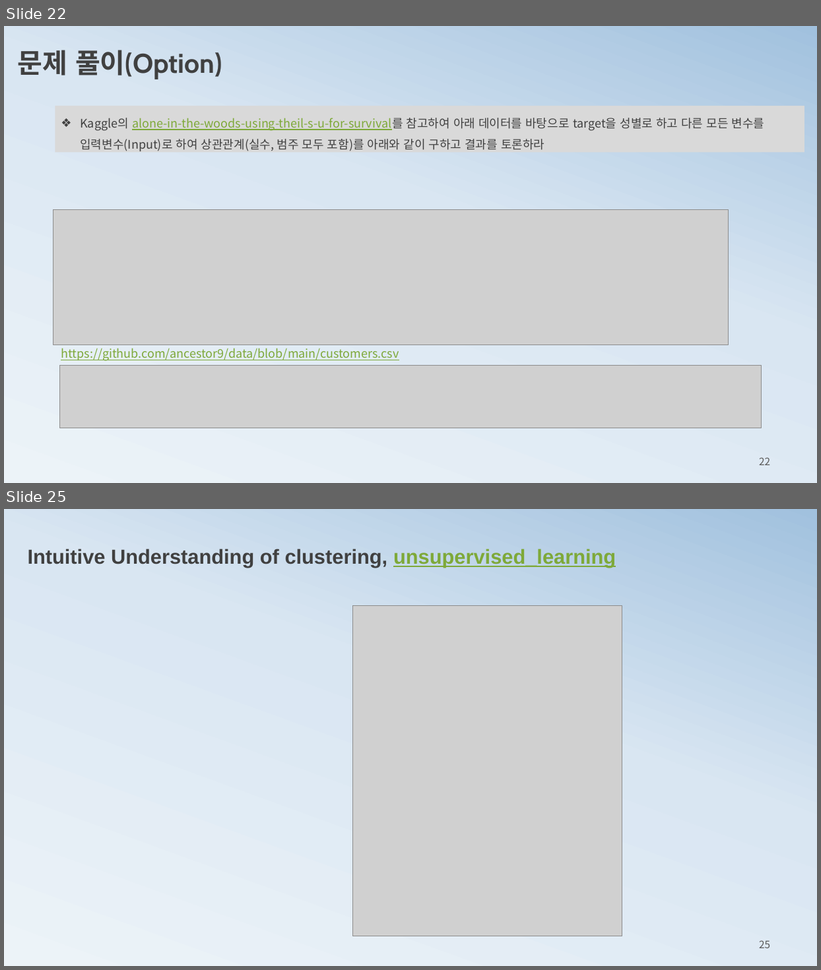
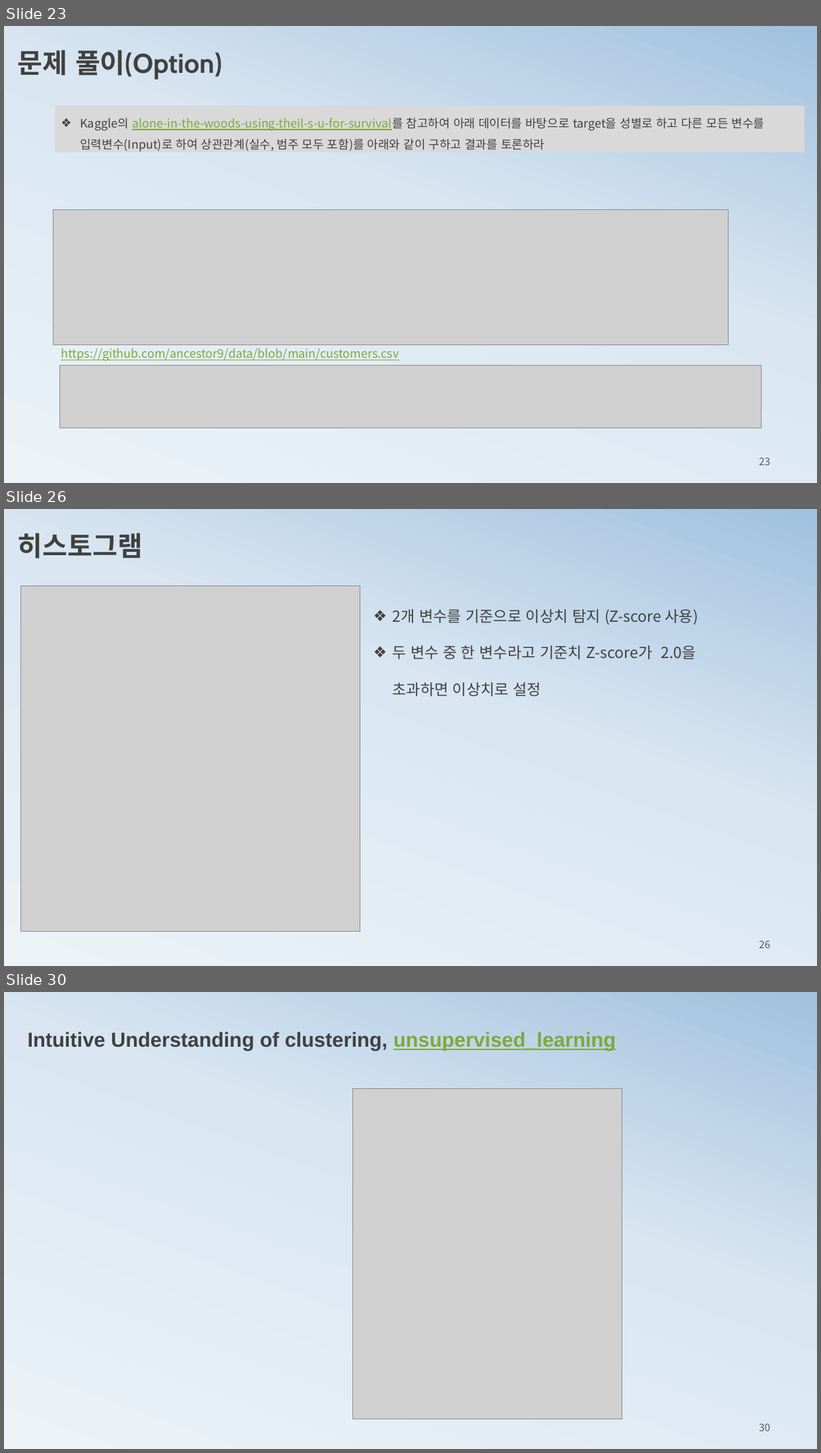
Before and after one commit to ancestor9/mathematics-for-machine-learning, a slide deck: 2_histogram2probability.pptx. Shown one above the other, each under a label of ours: slides 22 and 25 before the commit, slides 23, 26 and 30 after it; the slides between them are not shown. The pictures are 821x970 and 821x1453 pixels, drawn with LibreOffice and Linux fonts; fonts in the diff are those of the drawing; grey boxes stand for pictures. Boxes give left, top, right and bottom in pixels: in the first picture for what was removed or moved away, otherwise in the second. Text is boxed around its words. In the diff, an @@ line names an element or a change of style, - is before the commit and + after.

```diff
--- a/2_histogram2probability.pptx
+++ b/2_histogram2probability.pptx
@@ slide 26 added at (4,509,817,966), background gradient #ECF3F8 to #D9E6F2 to #A1C1DE @@
@@ text added at (18,533,143,559), 32 pt, text #404040, bold @@
+히스토그램
@@ picture added at (20,586,360,931) @@
@@ text added at (392,609,698,696), 18 pt, text #404040 @@
+❖ 2개 변수를 기준으로 이상치 탐지 (Z-score 사용)
+❖ 두 변수 중 한 변수라고 기준치 Z-score가 2.0을 초과하면 이상치로 설정
@@ page number added at (759,941,770,949), 12 pt, text #595959 @@
+26
@@ what was slide 22 is now slide 23 @@
@@ page number at (759,458,770,466): text changed @@
-22
+23
@@ what was slide 25 is now slide 30 @@
@@ page number at (759,1424,770,1432): text changed @@
-25
+30
```
Also in this commit, not shown: 3 slides changed, 5 other slides added, 1 slide removed.
